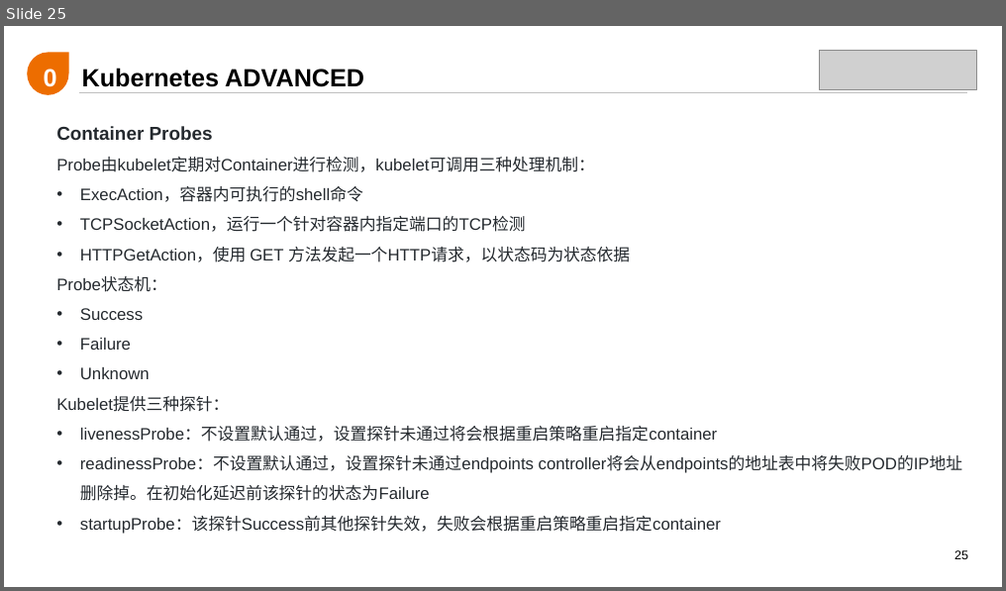
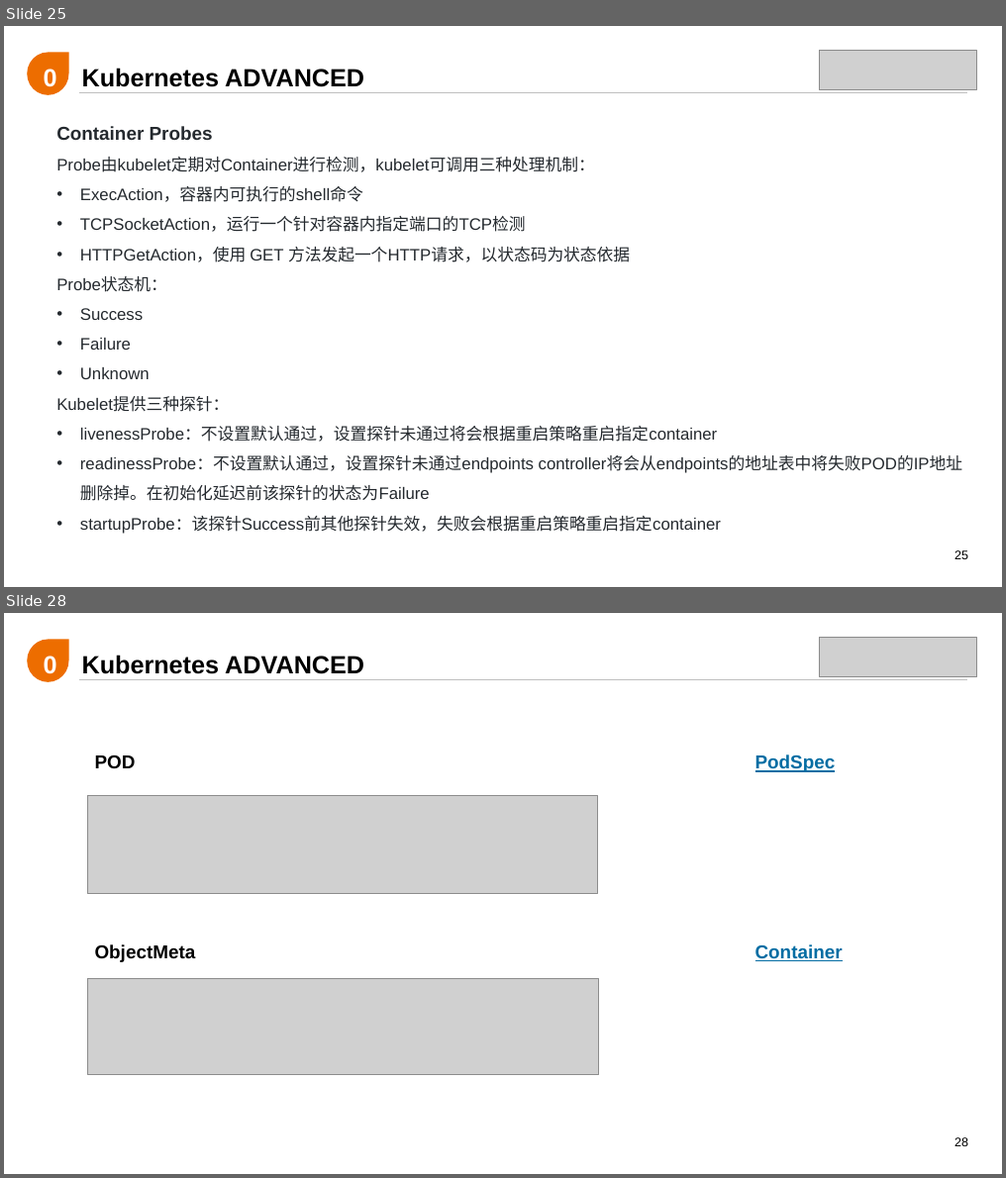
Before and after one commit to liamliu1986/kubecamp, a slide deck: 培训体系/002-Kubernetes,Containers Reborn/Kubernetes,Containers Reborn.pptx. Shown one above the other, each under a label of ours: slide 25 before the commit, slides 25 and 28 after it; the slides between them are not shown. The pictures are 1006x591 and 1006x1178 pixels, drawn with LibreOffice and Linux fonts; fonts in the diff are those of the drawing; grey boxes stand for pictures. Boxes give left, top, right and bottom in pixels: in the first picture for what was removed or moved away, otherwise in the second. Text is boxed around its words. In the diff, an @@ line names an element or a change of style, - is before the commit and + after.

```diff
--- a/培训体系/002-Kubernetes,Containers Reborn/Kubernetes,Containers Reborn.pptx
+++ b/培训体系/002-Kubernetes,Containers Reborn/Kubernetes,Containers Reborn.pptx
@@ slide 28 added at (x1=4, y1=613, x2=1002, y2=1174), background #FFFFFF; not listed: 3 template elements that a slide beside it also shows @@
@@ text added at (x1=30, y1=637, x2=70, y2=679), 24 pt, text #FFFFFF, bold @@
+02
@@ picture added at (x1=819, y1=637, x2=977, y2=677) @@
@@ text added at (x1=82, y1=655, x2=364, y2=674), 24 pt, text #000000, bold @@
+Kubernetes ADVANCED
@@ text added at (x1=95, y1=755, x2=136, y2=768), 18 pt, text #000000, bold @@
+POD
@@ text added at (x1=755, y1=755, x2=836, y2=772), 18 pt, text #046DA3, bold, underline @@
+PodSpec
@@ picture added at (x1=87, y1=796, x2=597, y2=894) @@
@@ text added at (x1=95, y1=945, x2=196, y2=962), 18 pt, text #000000, bold @@
+ObjectMeta
@@ text added at (x1=755, y1=945, x2=843, y2=961), 18 pt, text #046DA3, bold, underline @@
+Container
@@ picture added at (x1=87, y1=978, x2=598, y2=1074) @@
```
Also in this commit, not shown: 1 slide changed, 14 other slides added.
